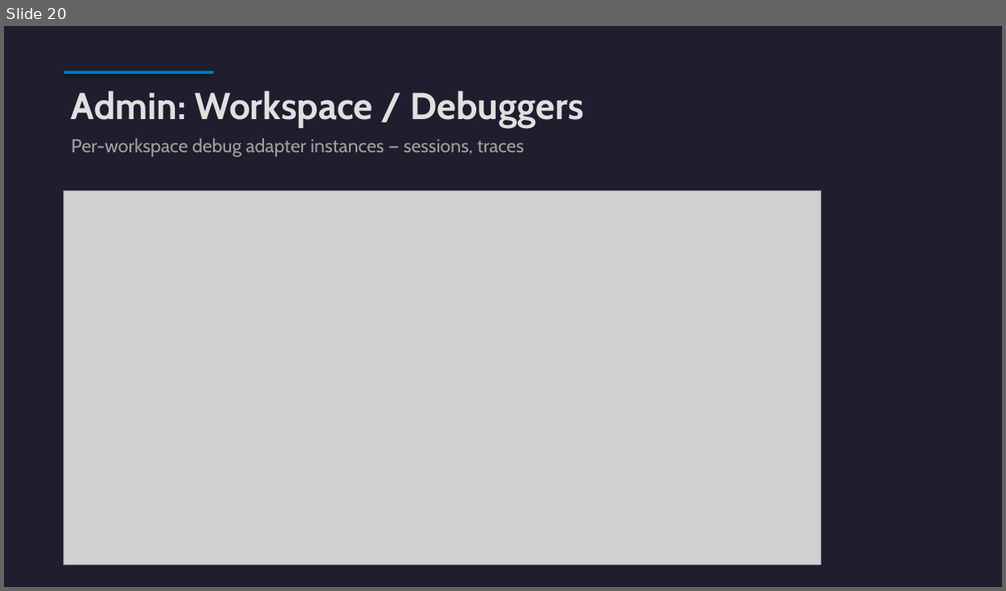
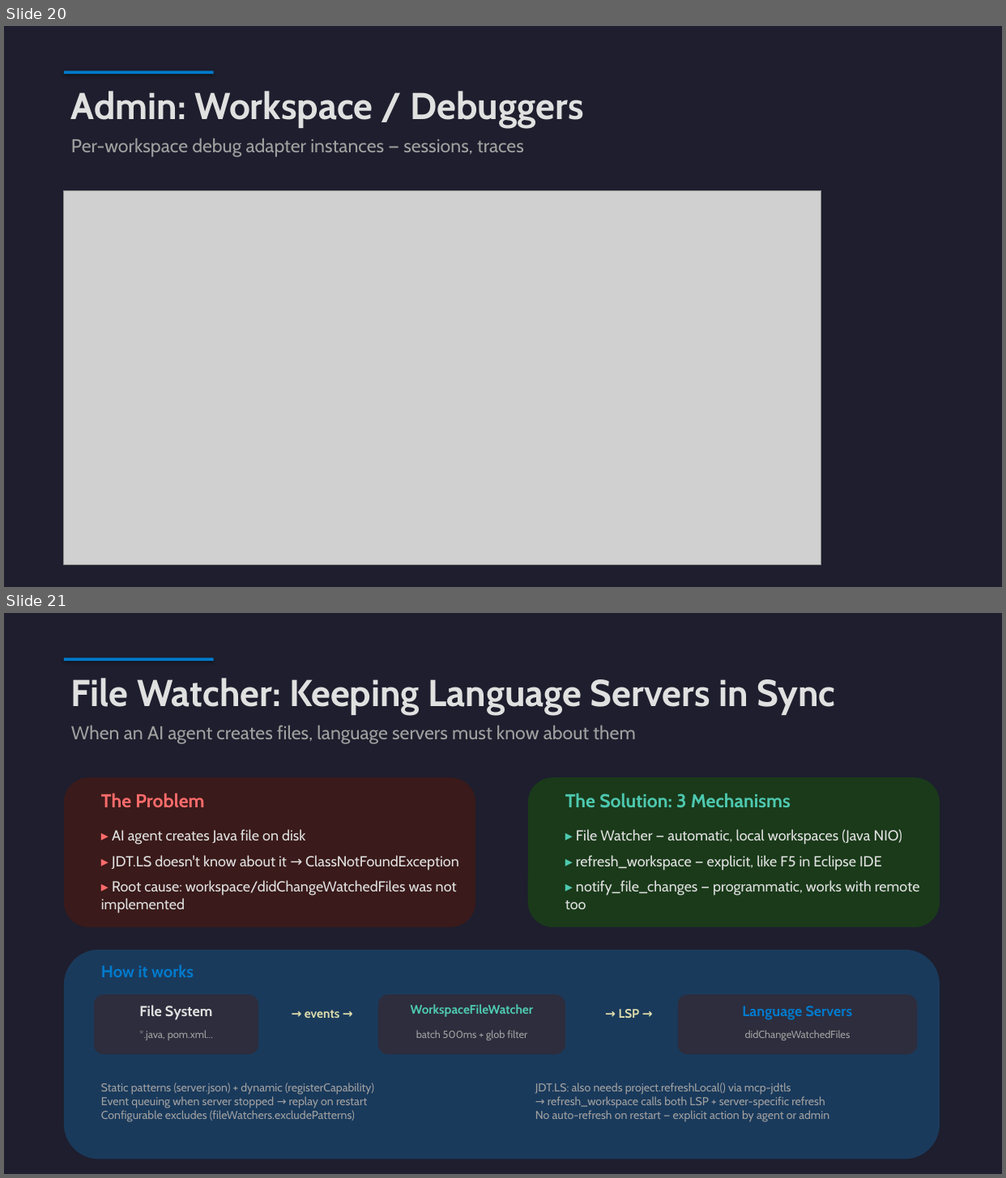
Before and after one commit to angelozerr/mcp-ade, a slide deck: presentation/MCP_LanguageTools.pptx. Shown one above the other, each under a label of ours: slide 20 before the commit, slides 20 and 21 after it. The pictures are 1006x591 and 1006x1178 pixels, drawn with LibreOffice and Linux fonts; fonts in the diff are those of the drawing; grey boxes stand for pictures. Boxes give left, top, right and bottom in pixels: in the first picture for what was removed or moved away, otherwise in the second. Text is boxed around its words. In the diff, an @@ line names an element or a change of style, - is before the commit and + after.

Commit message:
Initialize File watcher support

```diff
--- a/presentation/MCP_LanguageTools.pptx
+++ b/presentation/MCP_LanguageTools.pptx
@@ slide 21 added at (x1=4, y1=613, x2=1002, y2=1174), background #1E1E2E @@
@@ rectangle added at (x1=64, y1=658, x2=214, y2=661), fill #007ACC @@
@@ text added at (x1=71, y1=678, x2=835, y2=715), 36 pt, text #E0E0E0, bold @@
+File Watcher: Keeping Language Servers in Sync
@@ text added at (x1=71, y1=725, x2=635, y2=744), 18 pt, text #A0A0A0 @@
+When an AI agent creates files, language servers must know about them
@@ rounded rectangle added at (x1=64, y1=777, x2=475, y2=927), fill #3A1A1A @@
@@ rounded rectangle added at (x1=528, y1=777, x2=940, y2=927), fill #1A3A1A @@
@@ text added at (x1=101, y1=793, x2=204, y2=808), 18 pt, text #FF6B6B, bold @@
+The Problem
@@ text added at (x1=565, y1=793, x2=791, y2=808), 18 pt, text #4EC9B0, bold @@
+The Solution: 3 Mechanisms
@@ text added at (x1=101, y1=829, x2=459, y2=914), 14 pt, text #E0E0E0 @@
+▸ AI agent creates Java file on disk
+▸ JDT.LS doesn't know about it → ClassNotFoundException
+▸ Root cause: workspace/didChangeWatchedFiles was not implemented
@@ text added at (x1=565, y1=829, x2=920, y2=909), 14 pt, text #E0E0E0 @@
+▸ File Watcher — automatic, local workspaces (Java NIO)
+▸ refresh_workspace — explicit, like F5 in Eclipse IDE
+▸ notify_file_changes — programmatic, works with remote too
@@ rounded rectangle added at (x1=64, y1=950, x2=940, y2=1160), fill #1A3A5C @@
@@ text added at (x1=101, y1=965, x2=194, y2=977), 16 pt, text #007ACC, bold @@
+How it works
@@ rounded rectangle added at (x1=94, y1=995, x2=258, y2=1054), fill #2D2D3D @@
@@ rounded rectangle added at (x1=378, y1=995, x2=565, y2=1054), fill #2D2D3D @@
@@ rounded rectangle added at (x1=678, y1=995, x2=918, y2=1054), fill #2D2D3D @@
@@ text added at (x1=139, y1=1005, x2=213, y2=1020), 14 pt, text #E0E0E0, bold @@
+File System
@@ text added at (x1=305, y1=1010, x2=339, y2=1018), 12 pt, text #DCDCAA, bold @@
+→ events →
@@ text added at (x1=411, y1=1004, x2=534, y2=1017), 12 pt, text #4EC9B0, bold @@
+WorkspaceFileWatcher
@@ text added at (x1=619, y1=1009, x2=640, y2=1018), 12 pt, text #DCDCAA, bold @@
+→ LSP →
@@ text added at (x1=742, y1=1006, x2=853, y2=1020), 14 pt, text #007ACC, bold @@
+Language Servers
@@ text added at (x1=139, y1=1030, x2=213, y2=1041), 10 pt, text #A0A0A0 @@
+*.java, pom.xml...
@@ text added at (x1=416, y1=1030, x2=527, y2=1041), 10 pt, text #A0A0A0 @@
+batch 500ms + glob filter
@@ text added at (x1=745, y1=1030, x2=850, y2=1041), 10 pt, text #A0A0A0 @@
+didChangeWatchedFiles
@@ text added at (x1=101, y1=1083, x2=374, y2=1122), 11 pt, text #A0A0A0 @@
+Static patterns (server.json) + dynamic (registerCapability)
+Event queuing when server stopped → replay on restart
+Configurable excludes (fileWatchers.excludePatterns)
@@ text added at (x1=535, y1=1083, x2=829, y2=1122), 11 pt, text #A0A0A0 @@
+JDT.LS: also needs project.refreshLocal() via mcp-jdtls
+→ refresh_workspace calls both LSP + server-specific refresh
+No auto-refresh on restart — explicit action by agent or admin
```
Also in this commit, not shown: 7 slides changed, 39 other files.
